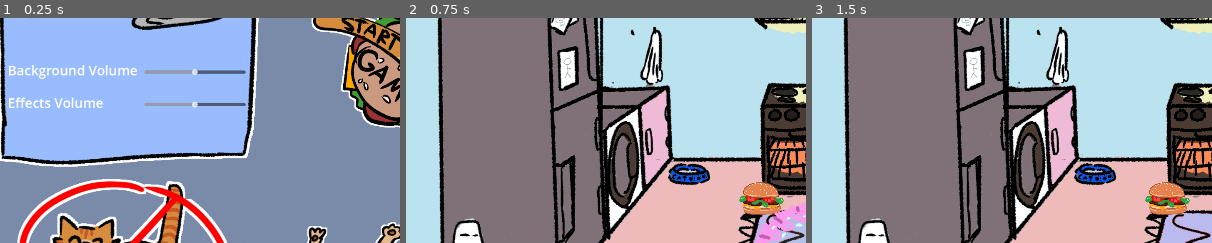
Above: before the commit, frames 1-3 (left to right).
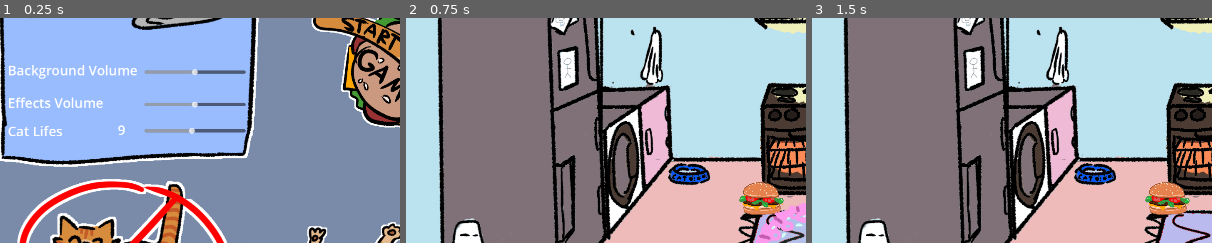
Above: after the commit, the same moments.

Repository: LuckyDiamond2/GGJ2025-Snack-attack-Bubble-Trouble
Game: Godot game, scene res://scenes/title_screen.tscn
Two runs of this game, one before a commit and one after it. Both use one fixed random seed, a clock stepped at 60 frames per second and the inputs below.
Inputs (mouse positions are % of the whole screen's width and height, from its top left):
- Up to frame 1 (0.25 s): no input
- Up to frame 2 (0.75 s): click (51, 11) at 0.5 s
- Up to frame 3 (1.5 s): move the mouse to (72, 45) at 1.27 s; click (72, 45) at 1.42 s
The pictures show only the part of the screen within x 0-50%, y 23-73%; the shares and areas given below are measured in that part.

The runs differ from the first frame. In frame 1, 0.7% of the frame differs, in the area x 2-62%, y 47-53%; in frame 2, nothing differs; in frame 3, nothing differs.

Commit message:
add cat life slider

Diff:
--- a/scenes/cats/cat.gd
+++ b/scenes/cats/cat.gd
@@ -46,6 +46,8 @@
 	player = AudioStreamPlayer.new()
 	player.volume_db = linear_to_db($"/root/Settings".get_effect_volume()) + 9
 	add_child(player)
+
+	lifeCount = $"/root/Settings".get_cat_lifes()
 
 # Called every frame. 'delta' is the elapsed time since the previous frame.
 func _process(delta: float) -> void:
--- a/scenes/title_screen.tscn
+++ b/scenes/title_screen.tscn
@@ -98,6 +98,33 @@
 step = 0.05
 value = 0.5
 
+[node name="CatLifes" type="Node" parent="."]
+
+[node name="Label" type="Label" parent="CatLifes"]
+offset_left = 21.0
+offset_top = 496.0
+offset_right = 333.0
+offset_bottom = 541.0
+text = "Cat Lifes"
+label_settings = SubResource("LabelSettings_fl26a")
+
+[node name="LabelValue" type="Label" parent="CatLifes"]
+offset_left = 285.0
+offset_top = 493.0
+offset_right = 339.0
+offset_bottom = 538.0
+text = "9"
+label_settings = SubResource("LabelSettings_fl26a")
+
+[node name="HSlider" type="HSlider" parent="CatLifes"]
+offset_left = 349.0
+offset_top = 478.0
+offset_right = 592.0
+offset_bottom = 558.0
+min_value = 1.0
+max_value = 18.0
+value = 9.0
+
 [node name="Credits" type="Button" parent="."]
 offset_left = 1718.0
 offset_top = 964.0
@@ -112,4 +139,5 @@
 [connection signal="pressed" from="QuitGameBubbleButton" to="." method="_on_quit_button_pressed"]
 [connection signal="value_changed" from="BGMVolume/HSlider" to="." method="_on_bmg_slider_value_changed"]
 [connection signal="value_changed" from="EffectVolume/HSlider" to="." method="_on_effect_slider_value_changed"]
+[connection signal="value_changed" from="CatLifes/HSlider" to="." method="_on_cat_life_value_changed"]
 [connection signal="pressed" from="Credits" to="." method="_on_credits_pressed"]
--- a/scripts/settings.gd
+++ b/scripts/settings.gd
@@ -2,13 +2,16 @@
 
 signal change_bgm_volume(value: float)
 signal change_effect_volume(value: float)
+signal change_cat_lifes(value: int)
 var bgm_volume: float = 0.5
 var effect_volume: float = 0.5
+var cat_lifes: int = 9
 
 # Called when the node enters the scene tree for the first time.
 func _ready() -> void:
 	change_bgm_volume.connect(_on_change_bgm_volume)
 	change_effect_volume.connect(_on_change_effect_volume)
+	change_cat_lifes.connect(_on_change_cat_lifes)
 	pass # Replace with function body.
 
 # Called every frame. 'delta' is the elapsed time since the previous frame.
@@ -23,8 +26,14 @@
 	effect_volume = value
 	#print("effect_volume: ", value)
 
+func _on_change_cat_lifes(value: int):
+	cat_lifes = value
+
 func get_bgm_volume() -> float:
 	return bgm_volume
 
 func get_effect_volume() -> float:
 	return effect_volume
+
+func get_cat_lifes() -> int:
+	return cat_lifes
--- a/scripts/title_screen.gd
+++ b/scripts/title_screen.gd
@@ -33,3 +33,8 @@
 func _on_credits_pressed() -> void:
 	get_tree().change_scene_to_file("res://scenes/credit_screen.tscn")
 	print("pressed 'credits'")
+
+
+func _on_cat_life_value_changed(value: float) -> void:
+	$"/root/Settings".change_cat_lifes.emit(int(value))
+	$CatLifes/LabelValue.text = str(int(value))
Not shown: 1 places in scenes/cats/cat.tscn that only renumber resources
Not shown: 1 places in scenes/game_screen.tscn that only renumber resources
Not shown: 1 places in scenes/loose_screen.tscn that only renumber resources
Not shown: 1 places in scenes/title_screen.tscn that only renumber resources
Not shown: 1 places in scenes/win_screen.tscn that only renumber resources
